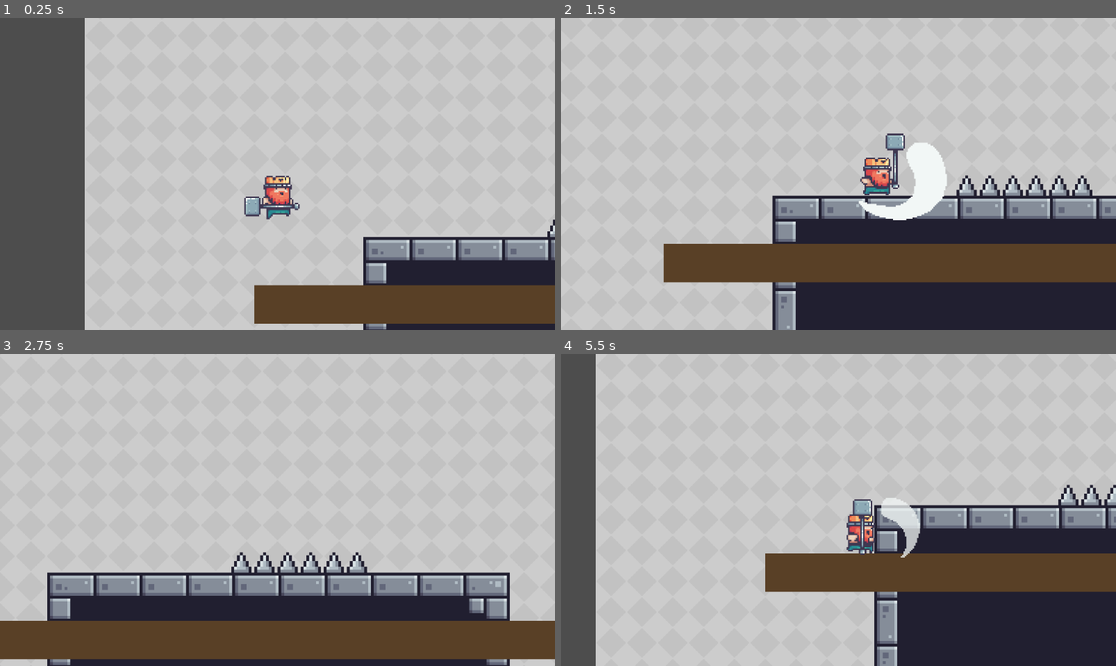
Above: before the commit, frames 1-4 (two rows, left to right).
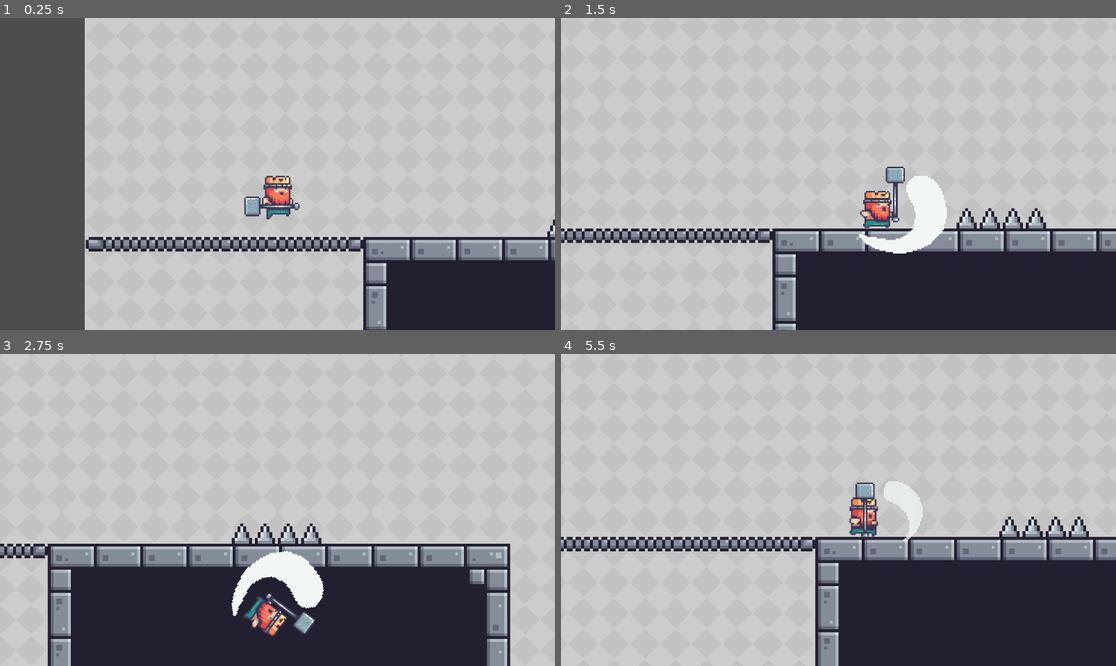
Above: after the commit, the same moments.

Repository: Nousand/GMTK-2026-Gamejam
Game: Godot game, scene res://scenes/Map.tscn
The game is run twice, just before and just after one commit, with the same random seed, the same clock (stepped at 60 frames per second) and the same inputs. This scene is started directly instead of the project's main scene.
Inputs (mouse positions are in pixels of both pictures, inside the frame that each line leads up to):
- Up to frame 1 (0.25 s): no input
- Up to frame 2 (1.5 s): tap Enter (ui_accept) at 0.5 s; move the mouse to (960, 158) at 0.52 s; hold Right (move_right) from 0.53 s (still down); click (960, 158) at 0.6 s; tap Space (jump) at 0.77 s; move the mouse to (727, 189) at 1.27 s; click (727, 189) at 1.35 s
- Up to frame 3 (2.75 s): tap Space (jump) at 1.52 s; move the mouse to (333, 441) at 2.02 s; release Right (move_right) at 2.03 s; hold Left (move_left) from 2.03 s (still down); click (333, 441) at 2.1 s
- Up to frame 4 (5.5 s): move the mouse to (810, 572) at 2.77 s; release Left (move_left) at 2.78 s; hold Right (move_right) 2.78-4.28 s; click (810, 572) at 2.85 s; tap Space (jump) at 3.02, 3.77, 4.52 s; move the mouse to (1005, 556) at 3.52 s; click (1005, 556) at 3.6 s; move the mouse to (672, 463) at 4.27 s; hold Left (move_left) 4.28-5.03 s; click (672, 463) at 4.35 s; move the mouse to (866, 510) at 5.02 s; hold Right (move_right) from 5.03 s (still down); click (866, 510) at 5.1 s

The runs differ from the first frame. In frame 1, 8.8% of the frame differs, in the area x 15-100%, y 70-98%; in frame 2, 23%; in frame 3, 27%, in the area x 0-100%, y 54-100%; in frame 4, 27%.

Commit message:
Fix spike hitbox

Diff:
--- a/Nanda/player.tscn
+++ b/Nanda/player.tscn
@@ -206,6 +206,7 @@
 "
 
 [node name="Player" type="CharacterBody2D" unique_id=1356872272]
+safe_margin = 0.001
 script = ExtResource("1_dix8h")
 
 [node name="CollisionShape2D" type="CollisionShape2D" parent="." unique_id=42216263]
--- a/Nanda/player_test.tscn
+++ b/Nanda/player_test.tscn
@@ -4,23 +4,7 @@
 [ext_resource type="PackedScene" uid="uid://cnwq5a2it6231" path="res://Nanda/bell.tscn" id="2_bell"]
 [ext_resource type="Script" uid="uid://bq18uu1bfbrb" path="res://Nanda/countdown_label.gd" id="3_label"]
 
-[sub_resource type="RectangleShape2D" id="RectangleShape2D_floor"]
-size = Vector2(800, 40)
-
 [node name="PlayerTest" type="Node2D" unique_id=1218194307]
-
-[node name="Floor" type="StaticBody2D" parent="." unique_id=1140487644]
-position = Vector2(576, 550)
-
-[node name="CollisionShape2D" type="CollisionShape2D" parent="Floor" unique_id=1529189812]
-shape = SubResource("RectangleShape2D_floor")
-
-[node name="Visual" type="ColorRect" parent="Floor" unique_id=1127992681]
-offset_left = -400.0
-offset_top = -20.0
-offset_right = 400.0
-offset_bottom = 20.0
-color = Color(0.35, 0.25, 0.15, 1)
 
 [node name="Player" parent="." unique_id=1356872272 instance=ExtResource("1_g4662")]
 position = Vector2(200, 400)
--- a/scenes/Map.tscn
+++ b/scenes/Map.tscn
@@ -64,8 +64,11 @@
 14:2/0 = 0
 15:2/0 = 0
 17:2/0 = 0
+17:2/0/physics_layer_0/polygon_0/points = PackedVector2Array(-8, -8, 8, -8, 8, 8, -8, 8)
 18:2/0 = 0
+18:2/0/physics_layer_0/polygon_0/points = PackedVector2Array(-8, -8, 8, -8, 8, 8, -8, 8)
 19:2/0 = 0
+19:2/0/physics_layer_0/polygon_0/points = PackedVector2Array(-8, -8, 8, -8, 8, 8, -8, 8)
 0:4/0 = 0
 1:4/0 = 0
 2:4/0 = 0
@@ -78,9 +81,13 @@
 9:4/0 = 0
 10:4/0 = 0
 12:4/0 = 0
+12:4/0/physics_layer_0/polygon_0/points = PackedVector2Array(-8, -8, 8, -8, 8, 8, -8, 8)
 13:4/0 = 0
+13:4/0/physics_layer_0/polygon_0/points = PackedVector2Array(-8, -8, 8, -8, 8, 8, -8, 8)
 14:4/0 = 0
+14:4/0/physics_layer_0/polygon_0/points = PackedVector2Array(-8, -8, 8, -8, 8, 8, -8, 8)
 15:4/0 = 0
+15:4/0/physics_layer_0/polygon_0/points = PackedVector2Array(-8, -8, 8, -8, 8, 8, -8, 8)
 17:4/0 = 0
 18:4/0 = 0
 19:4/0 = 0
@@ -97,9 +104,13 @@
 9:5/0 = 0
 10:5/0 = 0
 12:5/0 = 0
+12:5/0/physics_layer_0/polygon_0/points = PackedVector2Array(-8, -8, 8, -8, 8, 8, -8, 8)
 13:5/0 = 0
+13:5/0/physics_layer_0/polygon_0/points = PackedVector2Array(-8, -8, 8, -8, 8, 8, -8, 8)
 14:5/0 = 0
+14:5/0/physics_layer_0/polygon_0/points = PackedVector2Array(-8, -8, 8, -8, 8, 8, -8, 8)
 15:5/0 = 0
+15:5/0/physics_layer_0/polygon_0/points = PackedVector2Array(-8, -8, 8, -8, 8, 8, -8, 8)
 17:5/0 = 0
 18:5/0 = 0
 19:5/0 = 0
@@ -112,8 +123,11 @@
 7:6/0 = 0
 8:6/0 = 0
 13:6/0 = 0
+13:6/0/physics_layer_0/polygon_0/points = PackedVector2Array(-8, -8, 8, -8, 8, 8, -8, 8)
 14:6/0 = 0
+14:6/0/physics_layer_0/polygon_0/points = PackedVector2Array(-8, -8, 8, -8, 8, 8, -8, 8)
 15:6/0 = 0
+15:6/0/physics_layer_0/polygon_0/points = PackedVector2Array(-8, -8, 8, -8, 8, 8, -8, 8)
 17:6/0 = 0
 18:6/0 = 0
 19:6/0 = 0
@@ -173,7 +187,7 @@
 [sub_resource type="TileSetAtlasSource" id="TileSetAtlasSource_yyirk"]
 texture = ExtResource("4_tm3qm")
 0:0/0 = 0
-0:0/0/physics_layer_0/polygon_0/points = PackedVector2Array(-8, -8, 8, -8, 8, 8, -8, 8)
+0:0/0/physics_layer_0/polygon_0/points = PackedVector2Array(-6.2950554, 2.1583061, 4.856186, 1.978447, 5.036045, 8, -6.2950554, 8)
 
 [sub_resource type="TileSet" id="TileSet_nhciw"]
 physics_layer_0/collision_layer = 1
@@ -198,13 +212,13 @@
 texture_filter = 1
 position = Vector2(1, 0)
 scale = Vector2(3, 3)
-tile_map_data = PackedByteArray("AAAHAAoAAAABAAAAAAAIAAoAAAA …(576 unchanged characters)… CAAEAAAAPAAsAAAACAAEAAAAOAAsAAAABAAEAAAA=")
+tile_map_data = PackedByteArray("AAAHAAoAAAABAAAAAAAIAAoAAAA …(576 unchanged characters)… CAAEAAAAPAAsAAAACAAEAAAAOAAsAAAABAAEAAAAAAAoAAAARAAIAAAABAAoAAAASAAIAAAACAAoAAAASAAIAAAADAAoAAAASAAIAAAAEAAoAAAASAAIAAAAFAAoAAAATAAIAAAA=")
 tile_set = SubResource("TileSet_s86w6")
-
-[node name="PlayerTest" parent="." unique_id=1218194307 instance=ExtResource("3_xkm8s")]
 
 [node name="Traps" type="TileMapLayer" parent="." unique_id=735699958]
 texture_filter = 1
 scale = Vector2(3, 3)
-tile_map_data = PackedByteArray("AAAKAAkAAAAAAAAAAAALAAkAAAAAAAAAAAAMAAkAAAAAAAAAAAA=")
+tile_map_data = PackedByteArray("AAAKAAkAAAAAAAAAAAALAAkAAAAAAAAAAAA=")
 tile_set = SubResource("TileSet_nhciw")
+
+[node name="PlayerTest" parent="." unique_id=1218194307 instance=ExtResource("3_xkm8s")]
